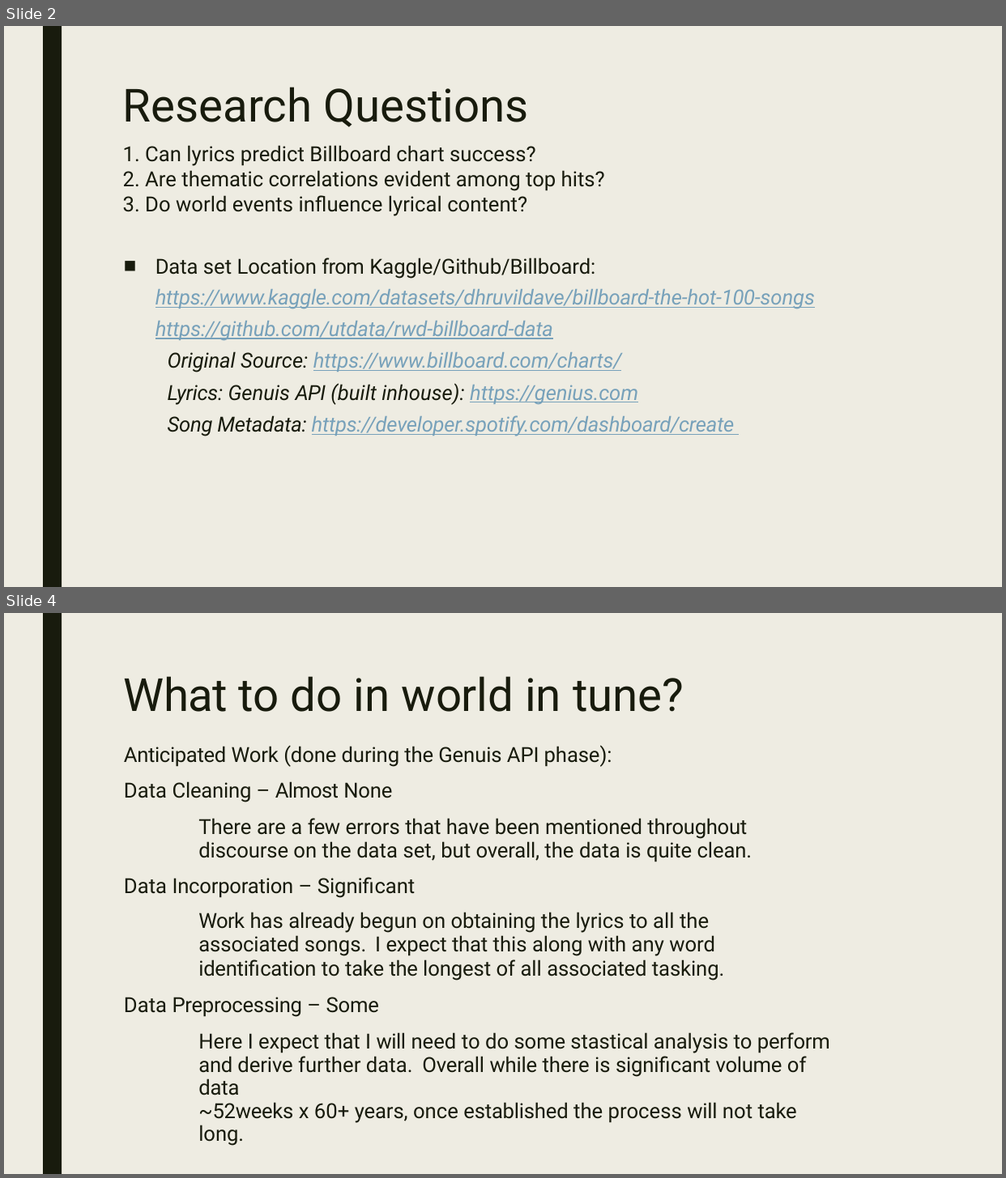
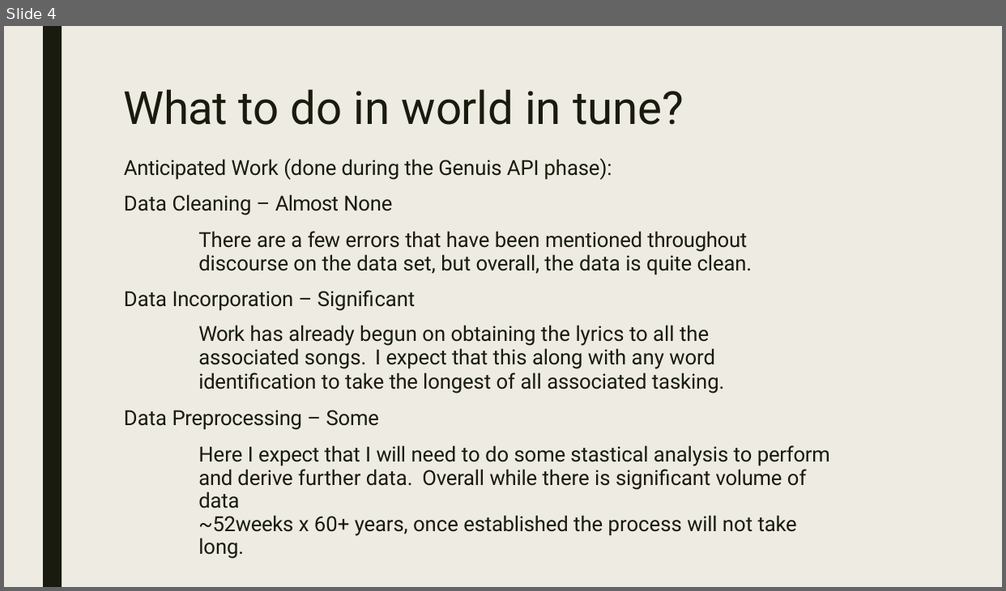
Before and after one commit to gaitocole/Final_Project, a slide deck: Group2_MusicWordsSlap_Part6.pptx. Shown one above the other, each under a label of ours: slides 2 and 4 before the commit, slide 4 after it; the slides between them are not shown. The pictures are 1006x1178 and 1006x591 pixels, drawn with LibreOffice and Linux fonts; fonts in the diff are those of the drawing. Boxes give left, top, right and bottom in pixels: in the first picture for what was removed or moved away, otherwise in the second. Text is boxed around its words. In the diff, an @@ line names an element or a change of style, - is before the commit and + after.

```diff
--- a/Group2_MusicWordsSlap_Part6.pptx
+++ b/Group2_MusicWordsSlap_Part6.pptx
@@ slide 2 removed at box(4, 26, 1002, 587), background #FFFFFF; not listed: 1 template element that a slide beside it also shows @@
@@ freeform shape removed at box(43, 26, 62, 587) @@
@@ text removed at box(123, 87, 529, 127) @@
-Research Questions
@@ text removed at box(123, 145, 815, 437) @@
-1. Can lyrics predict Billboard chart success?
-2. Are thematic correlations evident among top hits?
-3. Do world events influence lyrical content?
-■ Data set Location from Kaggle/Github/Billboard: https://www.kaggle.com/datasets/dhruvildave/billboard-the-hot-100-songs https://github.com/utdata/rwd-billboard-data
-Original Source: https://www.billboard.com/charts/
-Lyrics: Genuis API (built inhouse): https://genius.com
-Song Metadata: https://developer.spotify.com/dashboard/create
```
Also in this commit, not shown: 4 slides changed, 3 other files.
